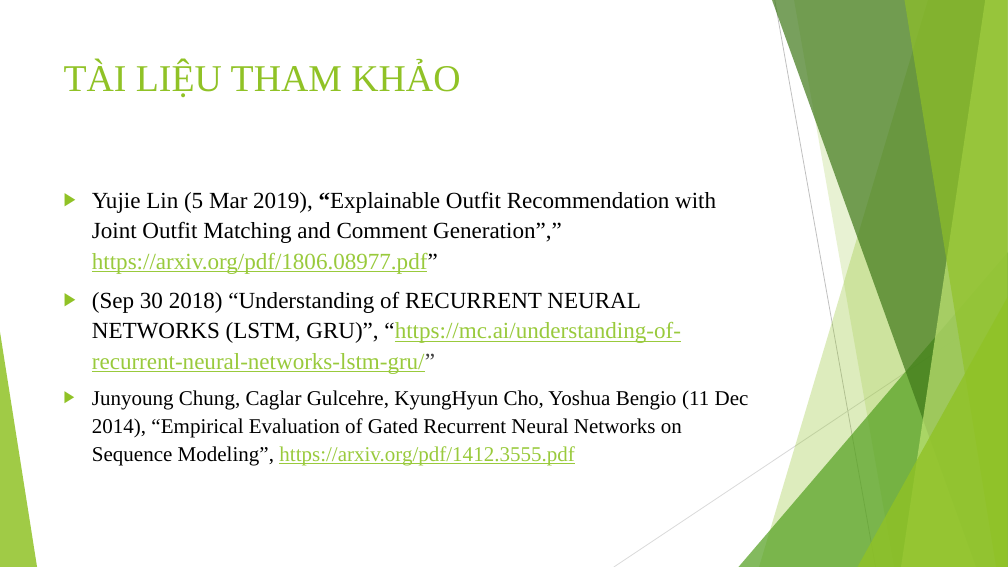
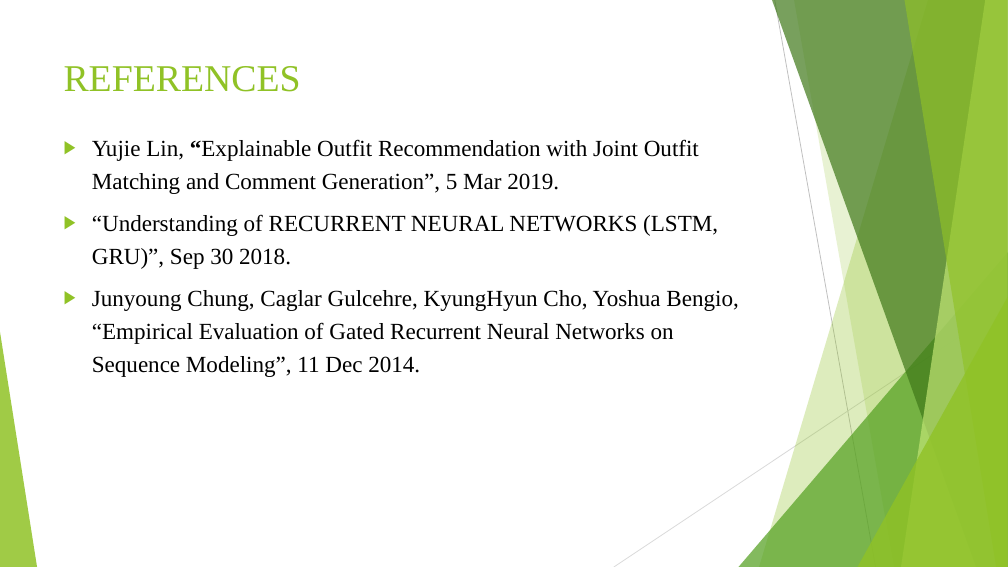
Before and after one commit to trungpham2701/KLTN-CommentGenerationForOutfit, a slide deck: slide 21 of BaoCaoKLTN.pptx. Drawn at 1008x567 pixels with LibreOffice and Linux fonts; fonts in the diff are those of the drawing. Boxes give left, top, right and bottom in pixels: in the first picture for what was removed or moved away, otherwise in the second. Text is boxed around its words. In the diff, an @@ line names an element or a change of style, - is before the commit and + after.

```diff
--- a/BaoCaoKLTN.pptx
+++ b/BaoCaoKLTN.pptx
@@ title at <box>64,66,301,92</box>: text changed @@
-TÀI LIỆU THAM KHẢO
+REFERENCES
@@ text at <box>92,139,738,377</box>: text changed @@
-▶ Yujie Lin (5 Mar 2019), “Explainable Outfit Recommendation with Joint Outfit Matching and Comment Generation”,” https://arxiv.org/pdf/1806.08977.pdf”
-▶ (Sep 30 2018) “Understanding of RECURRENT NEURAL NETWORKS (LSTM, GRU)”, “https://mc.ai/understanding-of-recurrent-neural-networks-lstm-gru/”
-▶ Junyoung Chung, Caglar Gulcehre, KyungHyun Cho, Yoshua Bengio (11 Dec 2014), “Empirical Evaluation of Gated Recurrent Neural Networks on Sequence Modeling”, https://arxiv.org/pdf/1412.3555.pdf
+▶ Yujie Lin, “Explainable Outfit Recommendation with Joint Outfit Matching and Comment Generation”, 5 Mar 2019.
+▶ “Understanding of RECURRENT NEURAL NETWORKS (LSTM, GRU)”, Sep 30 2018.
+▶ Junyoung Chung, Caglar Gulcehre, KyungHyun Cho, Yoshua Bengio, “Empirical Evaluation of Gated Recurrent Neural Networks on Sequence Modeling”, 11 Dec 2014.
```
Also in this commit, not shown: 14 other slides changed, 6 slides added, 6 slides removed.
